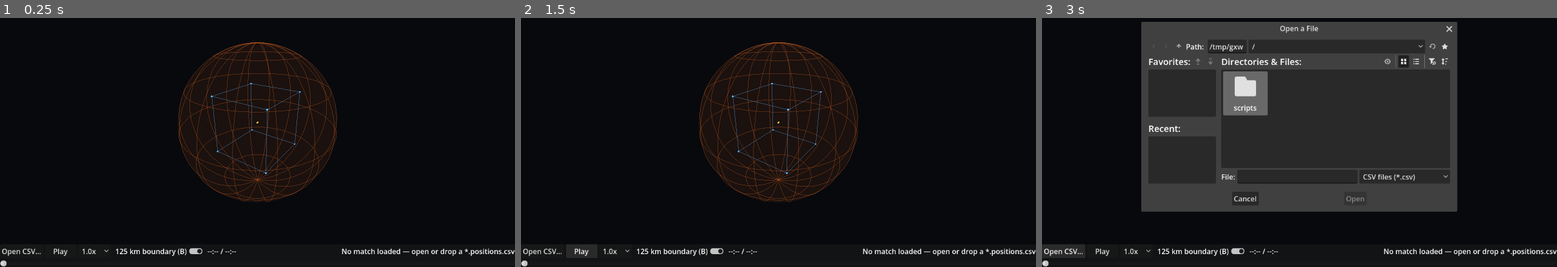
Above: before the commit, frames 1-3 (left to right).
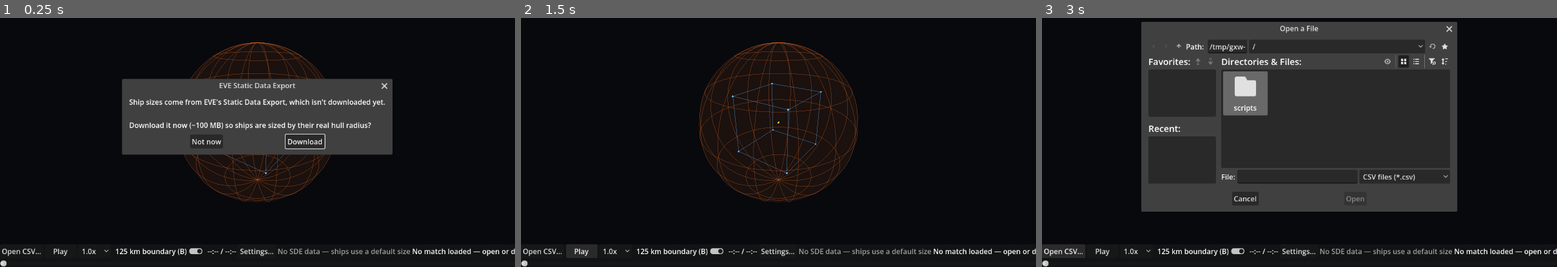
Above: after the commit, the same moments.

Repository: AckbadP/ScrimSimulator
Game: Godot game, scene res://main.tscn
The game is run twice, just before and just after one commit, with the same random seed, the same clock (stepped at 60 frames per second) and the same inputs.
Inputs (mouse positions are in pixels of both pictures, inside the frame that each line leads up to):
- Up to frame 1 (0.25 s): no input
- Up to frame 2 (1.5 s): click (727, 142) at 0.5 s, where only the run after the commit has a clickable "Not now"; click "Play" at 1.25 s
- Up to frame 3 (3 s): click "Play" at 2 s; click "Open CSV…" at 2.75 s

The runs differ from the first frame. In frame 1, 17% of the frame differs, in the area x 23-100%, y 24-96%; in frame 2, 0.7%; in frame 3, 0.7%.

Commit message:
added canocal ship sizes

Diff:
--- a/simulator/scripts/main.gd
+++ b/simulator/scripts/main.gd
@@ -7,6 +7,9 @@
 const CUBE := 100.0
 const SPEEDS := [0.5, 1.0, 2.0, 5.0, 10.0, 30.0]
 const SEEK_STEP_S := 10.0
+## Ships are drawn at their real hull radius, but never smaller than this angle (radians) as
+## seen from the camera, so frigates stay visible from across the arena.
+const MIN_VISIBLE_ANGLE := 0.005
 const BOUNDARY_KM := MatchData.BOUNDARY_RADIUS_M * M_TO_UNITS
 const BOUNDARY_COLOR := Color(1.0, 0.45, 0.15)
 const TEAM_COLORS := {
@@ -16,14 +19,19 @@
 }
 
 var data: MatchData
+var match_path := ""
 var time := 0.0
 var playing := false
 var speed := 1.0
 
-var ships := {}  # pilot -> { node, mesh, label, ship_type, dead, color, death_t, death_marker }
+## pilot -> { node, mesh, label, ship_type, radius, dead, color, death_t, death_marker };
+## `radius` is the true hull radius in scene units (0 if unknown).
+var ships := {}
 var ships_root: Node3D
 var boundary: Node3D
+var camera: Camera3D
 var sphere_mesh := SphereMesh.new()
+var sizes: ShipSizes
 
 var open_dialog: FileDialog
 var play_button: Button
@@ -31,12 +39,17 @@
 var time_label: Label
 var boundary_toggle: CheckButton
 var file_label: Label
+var sde_label: Label
+var settings_popup: PopupPanel
+var download_dialog: ConfirmationDialog
 var _scrubbing := false
 
 
 func _ready() -> void:
-	sphere_mesh.radius = 1.5
-	sphere_mesh.height = 3.0
+	sphere_mesh.radius = 1.0
+	sphere_mesh.height = 2.0
+	sizes = ShipSizes.new()
+	add_child(sizes)
 	_build_environment()
 	_build_markers()
 	_build_boundary()
@@ -45,6 +58,12 @@
 	_build_ui()
 	get_window().files_dropped.connect(_on_files_dropped)
 
+	sde_label.text = sizes.status
+	sizes.status_changed.connect(func(text): sde_label.text = text)
+	sizes.needs_download.connect(_prompt_download)
+	sizes.sizes_changed.connect(_on_sizes_changed)
+	sizes.start(Settings.get_value("sde/auto_update"))
+
 	var args := OS.get_cmdline_user_args()
 	var i := args.find("--csv")
 	if i >= 0 and i + 1 < args.size():
@@ -52,11 +71,12 @@
 
 
 func load_match(path: String) -> void:
-	var d := MatchData.load_csv(path)
+	var d := MatchData.load_csv(path, sizes.radii())
 	if d == null:
 		file_label.text = "Failed to load %s" % path.get_file()
 		return
 	data = d
+	match_path = path
 	for c in ships_root.get_children():
 		c.queue_free()
 	ships.clear()
@@ -80,6 +100,22 @@
 	_set_playing(true)
 
 
+## New SDE data: reload the match so sizes and boundary deaths use it, keeping playback state.
+func _on_sizes_changed() -> void:
+	if data == null:
+		return
+	var t := time
+	var was_playing := playing
+	load_match(match_path)
+	_seek(t)
+	_set_playing(was_playing)
+
+
+func _prompt_download(reason: String) -> void:
+	download_dialog.dialog_text = "%s\n\nDownload it now (~100 MB) so ships are sized by their real hull radius?" % reason
+	download_dialog.popup_centered()
+
+
 func _process(delta: float) -> void:
 	if data == null:
 		return
@@ -129,7 +165,8 @@
 	node.visible = false
 	ships_root.add_child(node)
 	ships[pilot] = {
-		"node": node, "mesh": mesh, "label": label, "ship_type": "", "dead": false, "color": color,
+		"node": node, "mesh": mesh, "label": label, "ship_type": "", "radius": 0.0, "dead": false,
+		"color": color,
 		"death_t": INF, "death_marker": null,
 	}
 	if data.deaths.has(pilot):
@@ -187,16 +224,19 @@
 		node.position = s.pos * M_TO_UNITS
 		if s.ship_type != ship.ship_type or dead != ship.dead:
 			ship.ship_type = s.ship_type
+			ship.radius = data.radius_m(s.ship_type) * M_TO_UNITS
 			ship.dead = dead
 			ship.label.text = "%s\n%s%s" % [pilot, s.ship_type, "\nDEAD (out of bounds)" if dead else ""]
 			var pod: bool = s.ship_type == "Capsule"
-			ship.mesh.scale = Vector3.ONE * (0.5 if pod else 1.0)
 			var color: Color = ship.color.darkened(0.5) if pod else ship.color
 			if dead:
 				color = color.lerp(Color(0.5, 0.5, 0.5), 0.6)
 				color.a = 0.4
 			ship.mesh.material_override = _material(color, true)
 			ship.label.modulate = color if not dead else Color(color, 0.7)
+		var r := maxf(ship.radius, camera.global_position.distance_to(node.position) * MIN_VISIBLE_ANGLE)
+		ship.mesh.scale = Vector3.ONE * r
+		ship.label.position.y = r * 1.6
 
 
 # --- playback ----------------------------------------------------------------
@@ -243,10 +283,10 @@
 	sun.rotation_degrees = Vector3(-50, 30, 0)
 	add_child(sun)
 
-	var cam := Camera3D.new()
-	cam.set_script(preload("res://scripts/orbit_camera.gd"))
-	cam.target = Vector3.ONE * CUBE / 2.0
-	add_child(cam)
+	camera = Camera3D.new()
+	camera.set_script(preload("res://scripts/orbit_camera.gd"))
+	camera.target = Vector3.ONE * CUBE / 2.0
+	add_child(camera)
 
 
 func _build_markers() -> void:
@@ -382,6 +422,15 @@
 	time_label.text = "--:-- / --:--"
 	row.add_child(time_label)
 
+	var settings_button := Button.new()
+	settings_button.text = "Settings…"
+	settings_button.pressed.connect(func(): settings_popup.popup_centered())
+	row.add_child(settings_button)
+
+	sde_label = Label.new()
+	sde_label.modulate = Color(1, 1, 1, 0.6)
+	row.add_child(sde_label)
+
 	file_label = Label.new()
 	file_label.text = "No match loaded — open or drop a *.positions.csv"
 	file_label.size_flags_horizontal = Control.SIZE_EXPAND_FILL
@@ -404,6 +453,49 @@
 	open_dialog.file_selected.connect(load_match)
 	layer.add_child(open_dialog)
 
+	download_dialog = ConfirmationDialog.new()
+	download_dialog.title = "EVE Static Data Export"
+	download_dialog.ok_button_text = "Download"
+	download_dialog.cancel_button_text = "Not now"
+	download_dialog.confirmed.connect(sizes.full_download)
+	layer.add_child(download_dialog)
+
+	_build_settings(layer)
+
+
+func _build_settings(layer: CanvasLayer) -> void:
+	settings_popup = PopupPanel.new()
+	layer.add_child(settings_popup)
+	var box := VBoxContainer.new()
+	box.add_theme_constant_override("separation", 8)
+	settings_popup.add_child(box)
+
+	var title := Label.new()
+	title.text = "Settings"
+	box.add_child(title)
+
+	var auto_update := CheckBox.new()
+	auto_update.text = "Check for EVE static data (SDE) updates on startup"
+	auto_update.button_pressed = Settings.get_value("sde/auto_update")
+	auto_update.toggled.connect(func(on): Settings.set_value("sde/auto_update", on))
+	box.add_child(auto_update)
+
+	var status := Label.new()
+	status.text = sizes.status
+	sizes.status_changed.connect(func(text): status.text = text)
+	box.add_child(status)
+
+	var buttons := HBoxContainer.new()
+	box.add_child(buttons)
+	var check := Button.new()
+	check.text = "Check for updates now"
+	check.pressed.connect(sizes.check_update)
+	buttons.add_child(check)
+	var redownload := Button.new()
+	redownload.text = "Re-download SDE"
+	redownload.pressed.connect(sizes.full_download)
+	buttons.add_child(redownload)
+
 
 func _on_files_dropped(files: PackedStringArray) -> void:
 	for f in files:
--- a/simulator/scripts/match_data.gd
+++ b/simulator/scripts/match_data.gd
@@ -11,7 +11,8 @@
 enum Team { UNKNOWN = -1, BLUE = 0, RED = 1 }
 const CUBE_M := 100000.0
 const CENTRE_M := Vector3.ONE * CUBE_M / 2.0
-## Arena boundary: pilots further than this from the centre are out of bounds (dead).
+## Arena boundary: pilots whose hull reaches further than this from the centre are out of
+## bounds (dead).
 const BOUNDARY_RADIUS_M := 125000.0
 ## Pilots starting this close to the centre can't be attributed to a corner line.
 const CENTRE_RADIUS_M := 10000.0
@@ -25,11 +26,14 @@
 ## pilot name -> { t: float (match time, s since start), pos: Vector3 (metres) } where the
 ## pilot first crossed the arena boundary. Pilots who never left are absent.
 var deaths: Dictionary = {}
+## Lowercase ship type -> published hull radius in metres (from `ShipSizes`); unknown types
+## count as points.
+var radii: Dictionary = {}
 var start_time := 0.0
 var duration := 0.0
 
 
-static func load_csv(path: String) -> MatchData:
+static func load_csv(path: String, ship_radii := {}) -> MatchData:
 	var f := FileAccess.open(path, FileAccess.READ)
 	if f == null:
 		push_error("Cannot open %s: %s" % [path, error_string(FileAccess.get_open_error())])
@@ -44,6 +48,7 @@
 			return null
 
 	var data := MatchData.new()
+	data.radii = ship_radii
 	var t_min := INF
 	var t_max := -INF
 	while not f.eof_reached():
@@ -108,31 +113,39 @@
 		teams[pilot] = Team.UNKNOWN if idx < 0 else idx  # 0 = BLUE, 1 = RED
 
 
-## Records where each pilot first left the boundary sphere; later re-entry is ignored.
+## Hull radius of `ship_type` in metres, or 0.0 if unknown.
+func radius_m(ship_type: String) -> float:
+	return radii.get(ship_type.to_lower(), 0.0)
+
+
+## Records where each pilot's hull first touched the boundary sphere; later re-entry is ignored.
 func _find_deaths() -> void:
 	for pilot in tracks:
 		var track: Array = tracks[pilot]
 		for i in track.size():
 			var b: Dictionary = track[i]
-			if b.pos.distance_to(CENTRE_M) <= BOUNDARY_RADIUS_M:
+			# The ship centre may get this close before the hull reaches the boundary.
+			var limit := maxf(BOUNDARY_RADIUS_M - radius_m(b.ship_type), 0.0)
+			if b.pos.distance_to(CENTRE_M) <= limit:
 				continue
 			if i == 0:
 				deaths[pilot] = {"t": b.t - start_time, "pos": b.pos}
 			else:
 				var a: Dictionary = track[i - 1]
-				var w := _boundary_crossing(a.pos, b.pos)
+				var w := _boundary_crossing(a.pos, b.pos, limit)
 				deaths[pilot] = {"t": lerpf(a.t, b.t, w) - start_time, "pos": a.pos.lerp(b.pos, w)}
 			break
 
 
-## Fraction w in [0, 1] along a->b (a inside, b outside) where the segment hits the boundary.
-static func _boundary_crossing(a: Vector3, b: Vector3) -> float:
+## Fraction w in [0, 1] along a->b (a inside, b outside) where the segment hits the sphere of
+## radius `r` around the centre.
+static func _boundary_crossing(a: Vector3, b: Vector3, r: float) -> float:
 	# Solve |a - c + w (b - a)|^2 = R^2 for w.
 	var d := b - a
 	var f := a - CENTRE_M
 	var qa := d.dot(d)
 	var qb := 2.0 * f.dot(d)
-	var qc := f.dot(f) - BOUNDARY_RADIUS_M * BOUNDARY_RADIUS_M
+	var qc := f.dot(f) - r * r
 	if qa == 0.0:
 		return 1.0
 	return clampf((-qb + sqrt(maxf(qb * qb - 4.0 * qa * qc, 0.0))) / (2.0 * qa), 0.0, 1.0)
--- /dev/null
+++ b/simulator/scripts/settings.gd
@@ -0,0 +1,32 @@
+class_name Settings
+extends RefCounted
+## Persistent user settings in `user://settings.cfg`.
+
+const PATH := "user://settings.cfg"
+const DEFAULTS := {
+	"sde/auto_update": true,
+}
+
+static var _cfg: ConfigFile
+
+
+static func get_value(key: String) -> Variant:
+	_load()
+	var parts := key.split("/", true, 1)
+	return _cfg.get_value(parts[0], parts[1], DEFAULTS.get(key))
+
+
+static func set_value(key: String, value: Variant) -> void:
+	_load()
+	var parts := key.split("/", true, 1)
+	_cfg.set_value(parts[0], parts[1], value)
+	var err := _cfg.save(PATH)
+	if err != OK:
+		push_error("Cannot save %s: %s" % [PATH, error_string(err)])
+
+
+static func _load() -> void:
+	if _cfg != null:
+		return
+	_cfg = ConfigFile.new()
+	_cfg.load(PATH)  # Missing file is fine: defaults apply.
--- /dev/null
+++ b/simulator/scripts/ship_sizes.gd
@@ -0,0 +1,415 @@
+class_name ShipSizes
+extends Node
+## Ship hull radii from CCP's Static Data Export (SDE).
+##
+## The full SDE (~100 MB zip) is downloaded once, with the user's consent, and boiled down to
+## `sde/ship_sizes.json` (ship name -> radius in metres). Later SDE builds are applied
+## incrementally: the per-build change lists name the type IDs that were added or changed, and
+## each one is looked up on ESI, so new ships appear without re-downloading the whole export.
+## `sde/` is git-ignored.
+
+signal sizes_changed
+signal status_changed(text: String)
+## The cache is missing or can't be updated incrementally; `reason` is shown to the user.
+signal needs_download(reason: String)
+
+const SDE_BASE := "https://developers.eveonline.com/static-data"
+const LATEST_URL := SDE_BASE + "/tranquility/latest.jsonl"
+const ZIP_URL := SDE_BASE + "/eve-online-static-data-latest-jsonl.zip"
+const CHANGES_URL := SDE_BASE + "/tranquility/changes/%d.jsonl"
+const ESI_TYPE_URL := "https://esi.evetech.net/latest/universe/types/%d/"
+const ESI_GROUP_URL := "https://esi.evetech.net/latest/universe/groups/%d/"
+const HEADERS := ["User-Agent: scrimSimulator (EVE scrim replay tool)"]
+
+const SHIP_CATEGORY := 6
+## Further back than this many builds, re-download the full SDE instead of walking changes.
+const MAX_CHANGE_STEPS := 60
+const ESI_WORKERS := 8
+
+## SDE build the cache reflects (0 = no cache).
+var build := 0
+var release_date := ""
+var ship_groups := {}  # group id -> true
+var ships := {}  # lowercase ship name -> { name, type_id, group_id, radius_m }
+var busy := false
+var status := ""
+
+var _dir := ""
+var _download: HTTPRequest
+var _thread: Thread
+
+
+func _ready() -> void:
+	# Next to the project when run from source, next to the executable when exported.
+	if OS.has_feature("editor"):
+		_dir = ProjectSettings.globalize_path("res://sde")
+	else:
+		_dir = OS.get_executable_path().get_base_dir().path_join("sde")
+	_load_cache()
+
+
+func _process(_delta: float) -> void:
+	if _download == null:
+		set_process(false)
+		return
+	var got := _download.get_downloaded_bytes()
+	var total := _download.get_body_size()
+	if total > 0:
+		_set_status("Downloading SDE… %d / %d MB" % [got >> 20, total >> 20])
+	else:
+		_set_status("Downloading SDE… %d MB" % (got >> 20))
+
+
+func _exit_tree() -> void:
+	if _thread != null:
+		_thread.wait_to_finish()
+
+
+func is_loaded() -> bool:
+	return build > 0
+
+
+## Lowercase ship name -> hull radius in metres.
+func radii() -> Dictionary:
+	var out := {}
+	for key in ships:
+		out[key] = ships[key].radius_m
+	return out
+
+
+## Published hull radius of `ship_type` in metres, or 0.0 if unknown.
+func radius_m(ship_type: String) -> float:
+	var s: Dictionary = ships.get(ship_type.to_lower(), {})
+	return s.get("radius_m", 0.0)
+
+
+## Startup entry point: load what's cached, then prompt for or check for updates.
+func start(auto_update: bool) -> void:
+	if not is_loaded():
+		needs_download.emit("Ship sizes come from EVE's Static Data Export, which isn't downloaded yet.")
+	elif auto_update:
+		check_update()
+	else:
+		_set_status(_summary())
+
+
+func _summary() -> String:
+	if not is_loaded():
+		return "No SDE data — ships use a default size"
+	return "SDE build %d (%s), %d ships" % [build, release_date.left(10), ships.size()]
+
+
+func _set_status(text: String) -> void:
+	if text == status:
+		return
+	status = text
+	status_changed.emit(text)
+
+
+# --- full download -------------------------------------------------------------
+
+func full_download() -> void:
+	if busy:
+		return
+	busy = true
+	DirAccess.make_dir_recursive_absolute(_dir)
+	# Keep the Godot editor from importing anything in here.
+	FileAccess.open(_dir.path_join(".gdignore"), FileAccess.WRITE)
+	_download = HTTPRequest.new()
+	_download.download_file = _dir.path_join("sde.zip")
+	_download.download_chunk_size = 1 << 16
+	add_child(_download)
+	_set_status("Downloading SDE…")
+	set_process(true)
+	var err := _download.request(ZIP_URL, HEADERS)
+	var result: Array = [HTTPRequest.RESULT_CANT_CONNECT, 0]
+	if err == OK:
+		result = await _download.request_completed
+	_download.queue_free()
+	_download = null
+	if result[0] != HTTPRequest.RESULT_SUCCESS or result[1] != 200:
+		_fail("SDE download failed (result %d, HTTP %d)" % [result[0], result[1]])
+		DirAccess.remove_absolute(_dir.path_join("sde.zip"))
+		return
+	_set_status("Extracting ship sizes…")
+	_thread = Thread.new()
+	_thread.start(_parse_zip.bind(_dir.path_join("sde.zip")))
+
+
+## Runs on `_thread`: pulls ship groups and ship types out of the SDE zip.
+func _parse_zip(path: String) -> void:
+	var out := {"error": ""}
+	var zip := ZIPReader.new()
+	if zip.open(path) != OK:
+		out.error = "Cannot open %s" % path
+		_finish_parse.call_deferred(out)
+		return
+
+	var meta := _parse_jsonl(zip.read_file("_sde.jsonl").get_string_from_utf8())
+	var groups := {}
+	for g in _parse_jsonl(zip.read_file("groups.jsonl").get_string_from_utf8()):
+		if int(g.get("categoryID", -1)) == SHIP_CATEGORY:
+			groups[int(g._key)] = true
+
+	# types.jsonl is ~150 MB of mostly non-ships: split on newlines in the raw bytes and only
+	# JSON-parse the lines whose groupID is a ship group.
+	var bytes := zip.read_file("types.jsonl")
+	zip.close()
+	var found := {}
+	var start := 0
+	while start < bytes.size():
+		var end := bytes.find(10, start)
+		if end < 0:
+			end = bytes.size()
+		var line := bytes.slice(start, end).get_string_from_utf8()
+		start = end + 1
+		var i := line.find("\"groupID\":")
+		if i < 0:
+			continue
+		var gid := line.substr(i + 10, 16).get_slice(",", 0).get_slice("}", 0).strip_edges().to_int()
+		if not groups.has(gid):
+			continue
+		var t = JSON.parse_string(line)
+		if t is Dictionary and t.get("published", false):
+			var name: String = t.name.en if t.name is Dictionary else str(t.name)
+			found[name.to_lower()] = {
+				"name": name, "type_id": int(t._key), "group_id": gid, "radius_m": float(t.get("radius", 0.0)),
+			}
+
+	out.groups = groups
+	out.ships = found
+	out.build = 0
+	out.release_date = ""
+	for m in meta:
+		if m.get("_key") == "sde":
+			out.build = int(m.buildNumber)
+			out.release_date = str(m.get("releaseDate", ""))
+	if found.is_empty() or out.build == 0:
+		out.error = "SDE zip has no ship types"
+	_finish_parse.call_deferred(out)
+
+
+func _finish_parse(out: Dictionary) -> void:
+	_thread.wait_to_finish()
+	_thread = null
+	DirAccess.remove_absolute(_dir.path_join("sde.zip"))
+	if out.error != "":
+		_fail(out.error)
+		return
+	build = out.build
+	release_date = out.release_date
+	ship_groups = out.groups
+	ships = out.ships
+	_save_cache()
+	busy = false
+	print("SDE: %s" % _summary())
+	_set_status(_summary())
+	sizes_changed.emit()
+
+
+# --- incremental update ------------------------------------------------------
+
+## Brings the cache up to the latest SDE build using the per-build change lists and ESI.
+func check_update() -> void:
+	if busy or not is_loaded():
+		return
+	busy = true
+	_set_status("Checking for SDE updates…")
+	var latest := await _get_jsonl(LATEST_URL)
+	var latest_build := 0
+	var latest_date := ""
+	for rec in latest:
+		if rec.get("_key") == "sde":
+			latest_build = int(rec.buildNumber)
+			latest_date = str(rec.get("releaseDate", ""))
+	if latest_build == 0:
+		_fail("SDE update check failed — using cached build %d" % build)
+		return
+	if latest_build <= build:
+		busy = false
+		_set_status(_summary())
+		return
+
+	# Walk the change lists back from the newest build to ours.
+	var added_types := {}
+	var changed_types := {}
+	var added_groups := {}
+	var b := latest_build
+	var steps := 0
+	while b > build:
+		if steps >= MAX_CHANGE_STEPS:
+			busy = false
+			_set_status(_summary())
+			needs_download.emit("The cached SDE (build %d) is too far behind to update incrementally." % build)
+			return
+		_set_status("Reading SDE changes for build %d…" % b)
+		var recs := await _get_jsonl(CHANGES_URL % b)
+		var prev := 0
+		for rec in recs:
+			match rec.get("_key"):
+				"_meta":
+					prev = int(rec.get("lastBuildNumber", 0))
+				"types":
+					for id in rec.get("added", []):
+						added_types[int(id)] = true
+					for id in rec.get("changed", []):
+						changed_types[int(id)] = true
+				"groups":
+					for id in rec.get("added", []):
+						added_groups[int(id)] = true
+		if prev == 0 or prev >= b:
+			_fail("SDE change list for build %d unavailable — using cached build %d" % [b, build])
+			return
+		b = prev
+		steps += 1
+
+	var ok := true
+	for gid in added_groups:
+		var g := await _get_json(ESI_GROUP_URL % gid)
+		if g.is_empty():
+			ok = false
+		elif int(g.get("category_id", -1)) == SHIP_CATEGORY:
+			ship_groups[gid] = true
+
+	# New types might be ships; changed types only matter if they already are.
+	var known := {}
+	for key in ships:
+		known[ships[key].type_id] = key
+	var queue: Array = added_types.keys()
+	for id in changed_types:
+		if known.has(id) and not added_types.has(id):
+			queue.append(id)
+	var results := {}  # type id -> ESI dict ({} on failure)
+	_set_status("Looking up %d changed types on ESI…" % queue.size())
+	await _esi_types(queue, results)
+
+	var updated := 0
+	for id in results:
+		var t: Dictionary = results[id]
+		if t.is_empty():
+			ok = false
+			continue
+		if known.has(id):
+			ships.erase(known[id])  # Renamed or no longer a ship.
+		var gid := int(t.get("group_id", -1))
+		if ship_groups.has(gid) and t.get("published", false):
+			var name := str(t.name)
+			ships[name.to_lower()] = {
+				"name": name, "type_id": id, "group_id": gid, "radius_m": float(t.get("radius", 0.0)),
+			}
+			updated += 1
+	# Only advance the build when every lookup succeeded, so failures are retried next start.
+	if ok:
+		build = latest_build
+		release_date = latest_date
+	_save_cache()
+	busy = false
+	print("SDE: %d ship types added/updated; %s" % [updated, _summary()])
+	_set_status(_summary() if ok else "Some SDE updates failed — will retry next start")
+	if updated > 0:
+		sizes_changed.emit()
+
+
+## Fetches ESI type info for every id in `queue` with a few concurrent requests.
+func _esi_types(queue: Array, results: Dictionary) -> void:
+	var workers := mini(ESI_WORKERS, queue.size())
+	if workers == 0:
+		return
+	var state := {"running": workers}
+	for i in workers:
+		_esi_worker(queue, results, state)
+	while state.running > 0:
+		await get_tree().process_frame
+
+
+func _esi_worker(queue: Array, results: Dictionary, state: Dictionary) -> void:
+	while not queue.is_empty():
+		var id: int = queue.pop_back()
+		results[id] = await _get_json(ESI_TYPE_URL % id)
+	state.running -= 1
+
+
+func _fail(text: String) -> void:
+	push_warning(text)
+	busy = false
+	_set_status(text)
+
+
+# --- HTTP / files --------------------------------------------------------------
+
+## GETs `url`; returns the body, or an empty array on any failure.
+func _get_bytes(url: String) -> PackedByteArray:
+	var req := HTTPRequest.new()
+	req.timeout = 30.0
+	add_child(req)
+	var result: Array = [HTTPRequest.RESULT_CANT_CONNECT, 0, [], PackedByteArray()]
+	if req.request(url, HEADERS) == OK:
+		result = await req.request_completed
+	req.queue_free()
+	if result[0] != HTTPRequest.RESULT_SUCCESS or result[1] != 200:
+		push_warning("GET %s failed (result %d, HTTP %d)" % [url, result[0], result[1]])
+		return PackedByteArray()
+	return result[3]
+
+
+func _get_json(url: String) -> Dictionary:
+	var v = JSON.parse_string((await _get_bytes(url)).get_string_from_utf8())
+	return v if v is Dictionary else {}
+
+
+func _get_jsonl(url: String) -> Array:
+	return _parse_jsonl((await _get_bytes(url)).get_string_from_utf8())
+
+
+static func _parse_jsonl(text: String) -> Array:
+	var out := []
+	for line in text.split("\n", false):
+		var v = JSON.parse_string(line)
+		if v is Dictionary:
+			out.append(v)
+	return out
+
+
+func _cache_path() -> String:
+	return _dir.path_join("ship_sizes.json")
+
+
+func _load_cache() -> void:
+	var f := FileAccess.open(_cache_path(), FileAccess.READ)
+	if f == null:
+		_set_status(_summary())
+		return
+	var d = JSON.parse_string(f.get_as_text())
+	if not (d is Dictionary and d.has("ships")):
+		push_warning("Ignoring unreadable %s" % _cache_path())
+		return
+	build = int(d.get("build", 0))
+	release_date = str(d.get("release_date", ""))
+	ship_groups.clear()
+	for g in d.get("ship_groups", []):
+		ship_groups[int(g)] = true
+	ships.clear()
+	for name in d.ships:
+		var s: Dictionary = d.ships[name]
+		ships[name.to_lower()] = {
+			"name": name, "type_id": int(s.type_id), "group_id": int(s.group_id),
+			"radius_m": float(s.radius_m),
+		}
+	_set_status(_summary())
+
+
+func _save_cache() -> void:
+	DirAccess.make_dir_recursive_absolute(_dir)
+	var out := {}
+	for key in ships:
+		var s: Dictionary = ships[key]
+		out[s.name] = {"type_id": s.type_id, "group_id": s.group_id, "radius_m": s.radius_m}
+	var d := {
+		"build": build, "release_date": release_date,
+		"ship_groups": ship_groups.keys(), "ships": out,
+	}
+	var f := FileAccess.open(_cache_path(), FileAccess.WRITE)
+	if f == null:
+		push_error("Cannot write %s: %s" % [_cache_path(), error_string(FileAccess.get_open_error())])
+		return
+	f.store_string(JSON.stringify(d, "\t", true))
Not shown, added: simulator/scripts/settings.gd.uid
Not shown, added: simulator/scripts/ship_sizes.gd.uid
Not shown, changed: TODO.md
